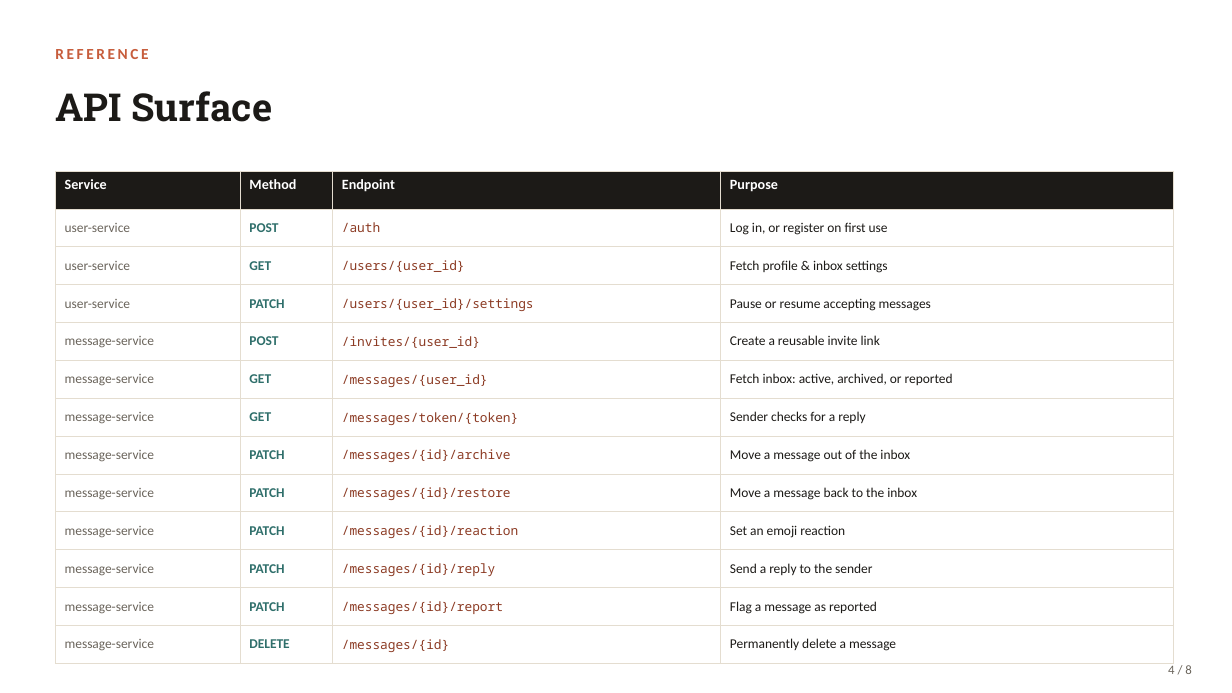
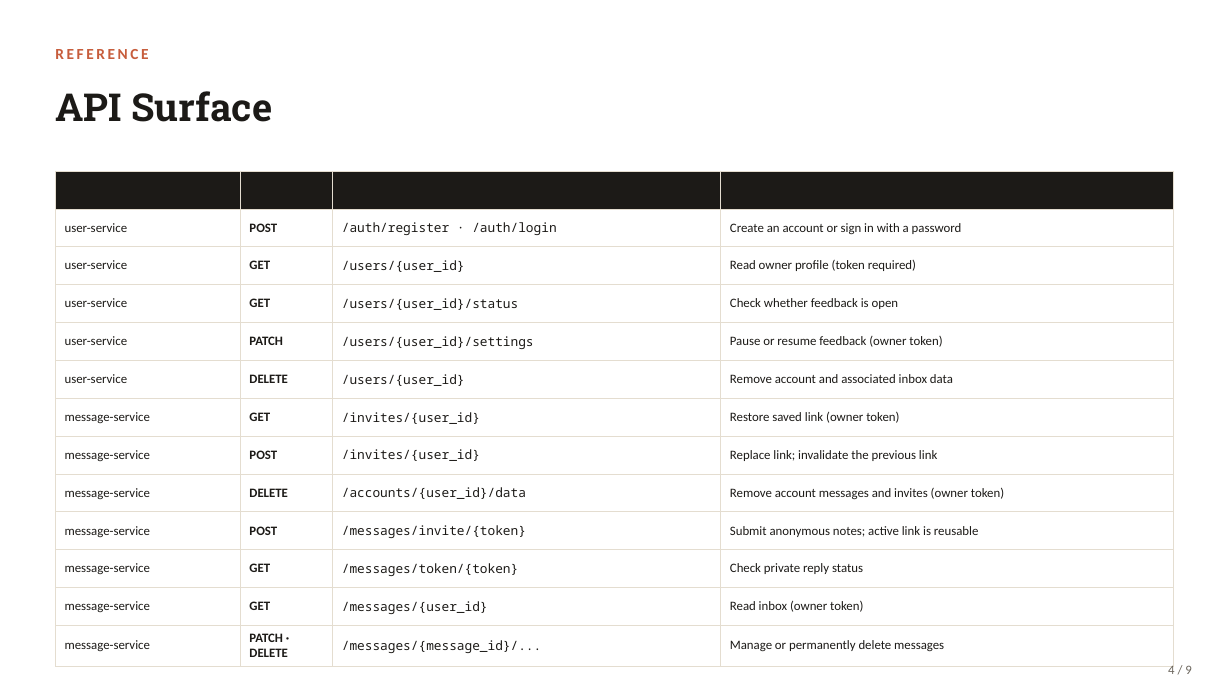
Before and after one commit to VedanshuPatel/Secret-Inbox, a slide deck: slide 4 of Secret_Inbox_Overview.pptx. Drawn at 1232x693 pixels with LibreOffice and Linux fonts; fonts in the diff are those of the drawing. Boxes give left, top, right and bottom in pixels: in the first picture for what was removed or moved away, otherwise in the second. Text is boxed around its words. In the diff, an @@ line names an element or a change of style, - is before the commit and + after.

```diff
--- a/Secret_Inbox_Overview.pptx
+++ b/Secret_Inbox_Overview.pptx
@@ table at (55,171,1174,665) @@
-row 2, column 3: /auth
+row 2, column 3: /auth/register · /auth/login
-row 2, column 4: Log in, or register on first use
+row 2, column 4: Create an account or sign in with a password
-row 3, column 4: Fetch profile & inbox settings
+row 3, column 4: Read owner profile (token required)
-row 4: user-service | PATCH | /users/{user_id}/settings | Pause or resume accepting messages
+row 4: user-service | GET | /users/{user_id}/status | Check whether feedback is open
-row 5: message-service | POST | /invites/{user_id} | Create a reusable invite link
+row 5: user-service | PATCH | /users/{user_id}/settings | Pause or resume feedback (owner token)
-row 6: message-service | GET | /messages/{user_id} | Fetch inbox: active, archived, or reported
+row 6: user-service | DELETE | /users/{user_id} | Remove account and associated inbox data
-row 7, column 3: /messages/token/{token}
+row 7, column 3: /invites/{user_id}
-row 7, column 4: Sender checks for a reply
+row 7, column 4: Restore saved link (owner token)
-row 8: message-service | PATCH | /messages/{id}/archive | Move a message out of the inbox
+row 8: message-service | POST | /invites/{user_id} | Replace link; invalidate the previous link
-row 9: message-service | PATCH | /messages/{id}/restore | Move a message back to the inbox
+row 9: message-service | DELETE | /accounts/{user_id}/data | Remove account messages and invites (owner token)
-row 10: message-service | PATCH | /messages/{id}/reaction | Set an emoji reaction
+row 10: message-service | POST | /messages/invite/{token} | Submit anonymous notes; active link is reusable
-row 11: message-service | PATCH | /messages/{id}/reply | Send a reply to the sender
+row 11: message-service | GET | /messages/token/{token} | Check private reply status
-row 12: message-service | PATCH | /messages/{id}/report | Flag a message as reported
+row 12: message-service | GET | /messages/{user_id} | Read inbox (owner token)
-row 13: message-service | DELETE | /messages/{id} | Permanently delete a message
+row 13: message-service | PATCH · DELETE | /messages/{message_id}/... | Manage or permanently delete messages
@@ text colour #FFFFFF to #1C1A17 in "Service", "Method", "Endpoint", "Purpose" @@
@@ size 10.5 to 10 pt in "user-service", "POST", "user-service", "GET" and 9 more places @@
@@ text colour #6B655C to #1C1A17 in "user-service", "user-service", "user-service", "message-service" and 6 more places @@
@@ text colour #2F6F6B to #1C1A17 in "POST", "GET", "GET" @@
@@ text colour #8C3B24 to #1C1A17 in "/users/{user_id}" @@
@@ text at (1168,664,1191,674): text changed @@
-4 / 8
+4 / 9
```
Also in this commit, not shown: 5 other slides changed, 1 slide added, 1 slide removed, 20 other files.
